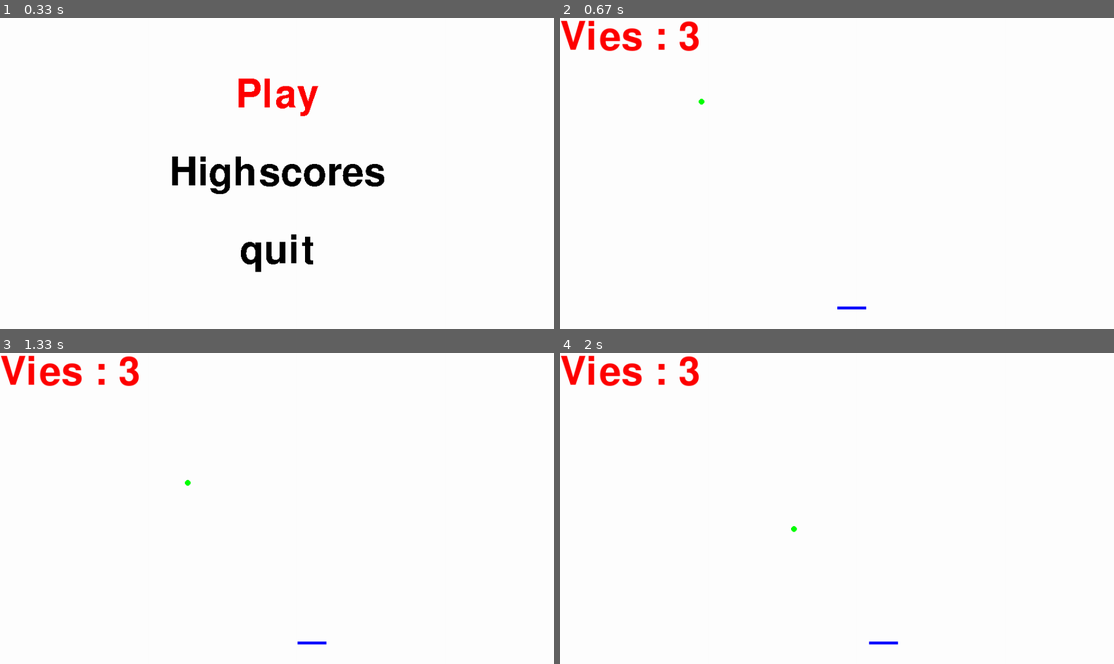
Above: before the commit, frames 1-4 (two rows, left to right).
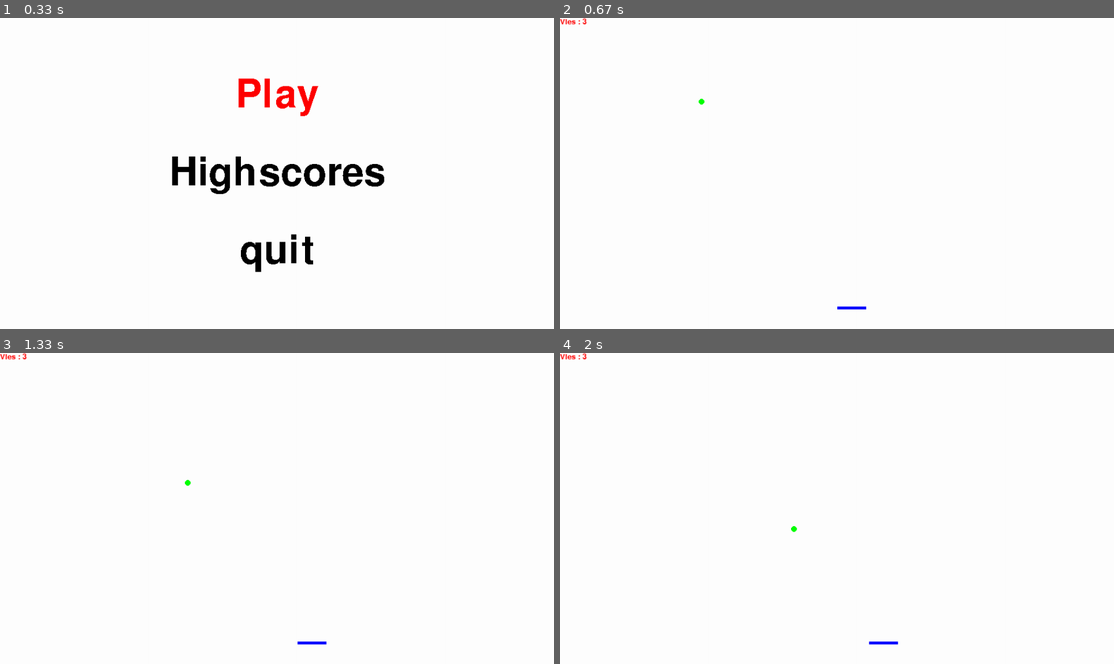
Above: after the commit, the same moments.

Repository: Arcthuruss/breakout
Game: pygame game, started from casse-brique.py
The game is run twice, just before and just after one commit, with the same random seed, the same clock (stepped at 60 frames per second) and the same inputs.
Inputs:
- Up to frame 1 (0.33 s): no input
- Up to frame 2 (0.67 s): tap Enter at 0.33 s
- Up to frame 3 (1.33 s): hold Right from 1.22 s (still down)
- Up to frame 4 (2 s): release Right at 1.68 s; hold Left from 1.72 s (still down)

Frame 1 is identical in both runs. In frame 2, 0.9% of the frame differs, in the area x 0-26%, y 0-11%; in frame 3, 0.9%; in frame 4, 0.9%.

Commit message:
now with the real lives counter !!!!!!!!!!!!!!!!!!!!!!!!!!!!!!!!!!!!!!!!!!!!!!!!!!!!!!!!!!!!!!!!!!!!!!!!!!!!!!!!!!!!!!!!!!!!!!!!!!!!!!!!!!!! and cool new skins for your dad (where is he ??)

Diff:
--- a/casse-brique.py
+++ b/casse-brique.py
@@ -31,7 +31,7 @@
     pygame.mixer.music.play()
 while difficulty.lives :
 	effacer(fenetre)
-	lives_counter=font.render('Vies : '+ str(difficulty.lives), True, RED, WHITE)
+	lives_counter=font_vies.render('Vies : '+ str(difficulty.lives), True, RED, WHITE)
 	fenetre.blit(lives_counter, (0, 0))
 	balle.avancer()
 	balle.collisions(raquette,briques,(largeur_fenetre, hauteur_fenetre))
--- a/gestion_fenetre.py
+++ b/gestion_fenetre.py
@@ -17,6 +17,7 @@
 
 pygame.font.init()
 font = pygame.font.Font("Monocraft.otf", 100)
+font_vies = pygame.font.Font("Monocraft.otf", 20)
 
 with open("splash_texts.txt",'r',encoding='utf-8') as f:
     splash_text=choice(f.read().split('\n'))
